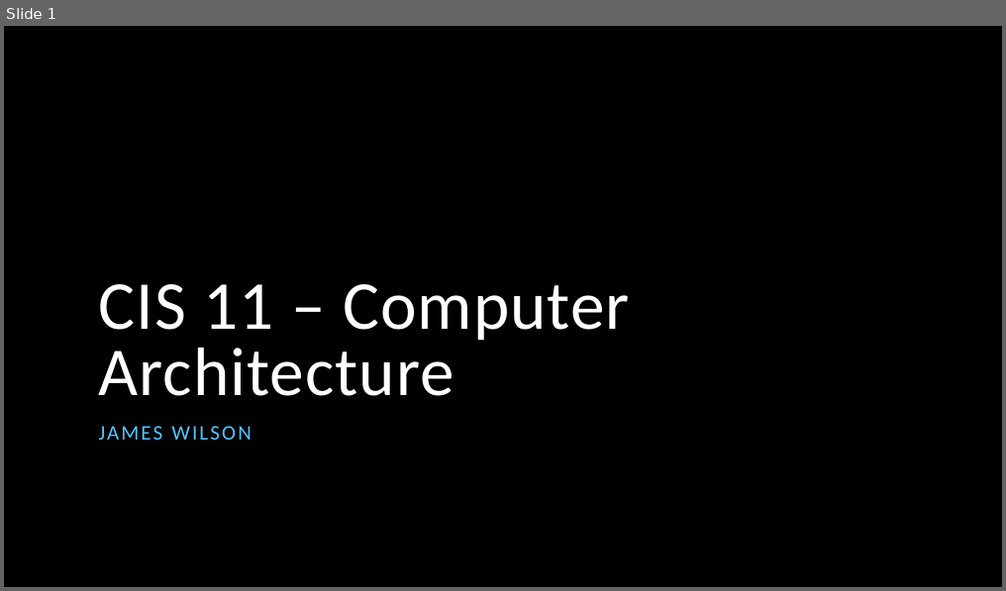
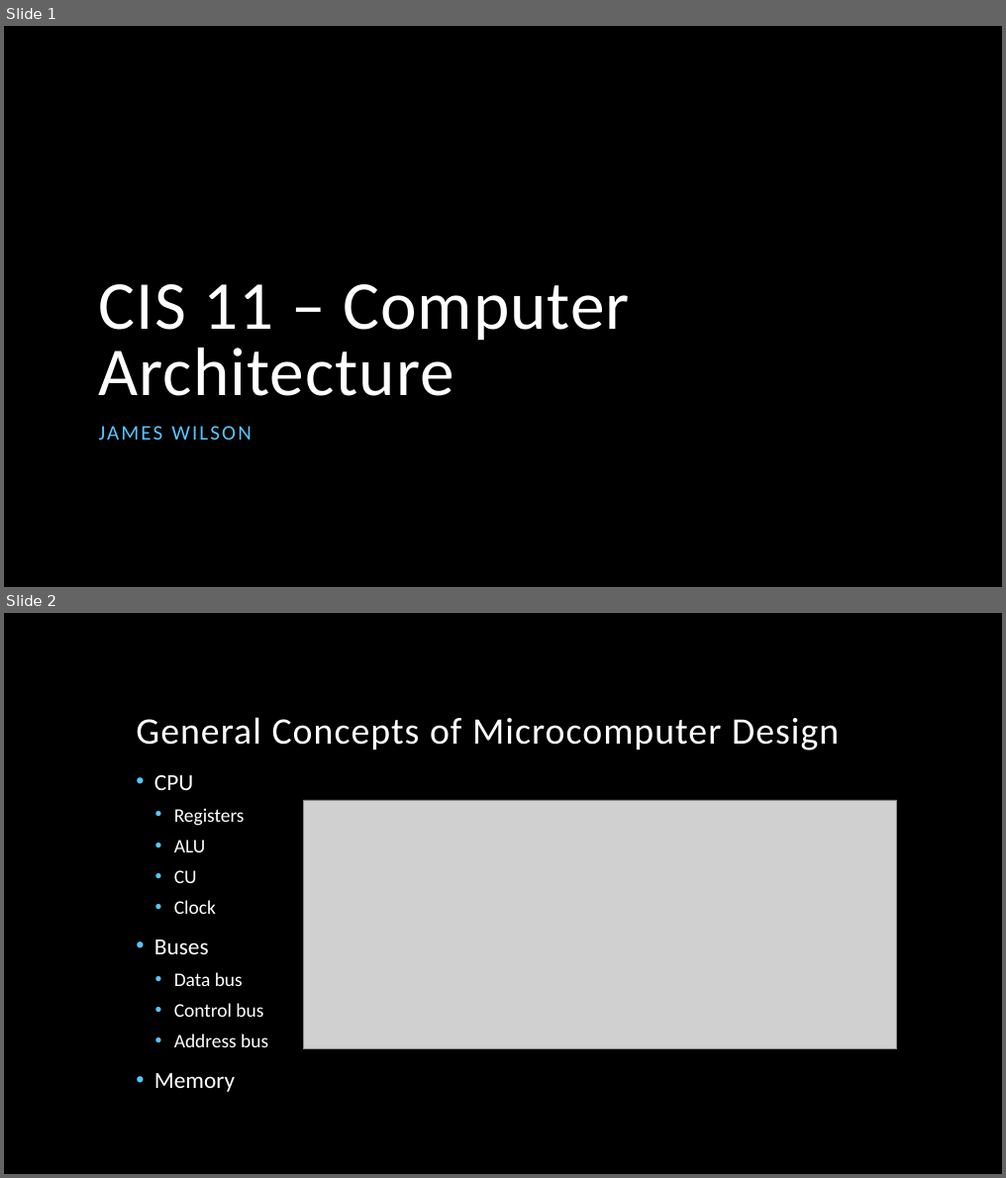
Before and after one commit to jameswilson281/CIS---11-Assembly-Programming, a slide deck: Week 2/02 - x86 Processor Achitecture.pptx. Shown one above the other, each under a label of ours: slide 1 before the commit, slides 1 and 2 after it. The pictures are 1006x591 and 1006x1178 pixels, drawn with LibreOffice and Linux fonts; fonts in the diff are those of the drawing; grey boxes stand for pictures; background and template pictures are left out. Boxes give left, top, right and bottom in pixels: in the first picture for what was removed or moved away, otherwise in the second. Text is boxed around its words. In the diff, an @@ line names an element or a change of style, - is before the commit and + after.

```diff
--- a/Week 2/02 - x86 Processor Achitecture.pptx
+++ b/Week 2/02 - x86 Processor Achitecture.pptx
@@ slide 2 added at (x1=4, y1=613, x2=1002, y2=1174), background picture (left out) @@
@@ title added at (x1=136, y1=717, x2=839, y2=751), 36 pt, text #FFFFFF @@
+General Concepts of Microcomputer Design
@@ text added at (x1=154, y1=775, x2=268, y2=1092), 18.5 pt, text #FFFFFF @@
+• CPU
+  • Registers
+  • ALU
+  • CU
+  • Clock
+• Buses
+  • Data bus
+  • Control bus
+  • Address bus
+• Memory
@@ picture added at (x1=303, y1=800, x2=896, y2=1050) @@
```
Also in this commit, not shown: 4 other slides added, 2 other files.
